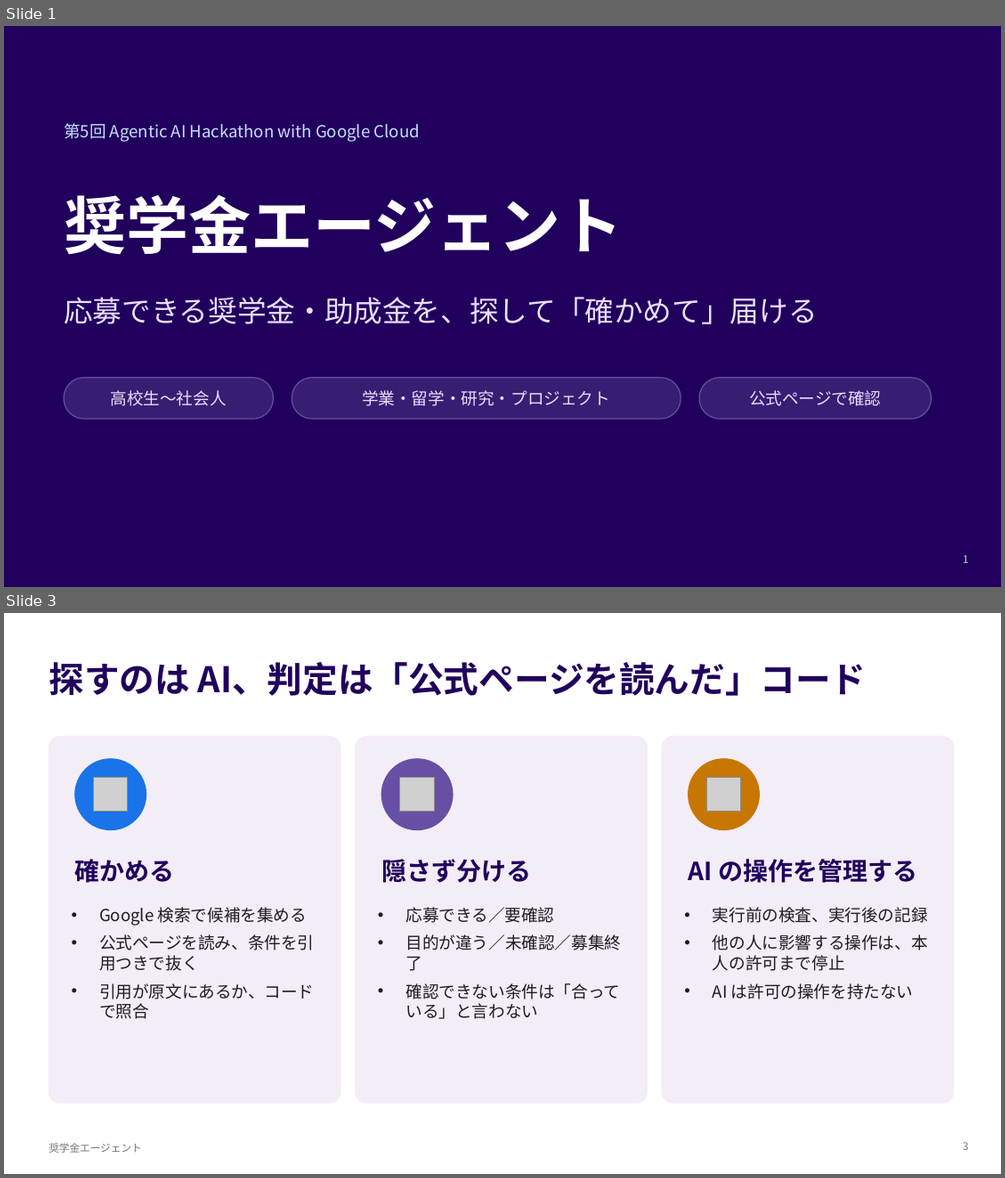
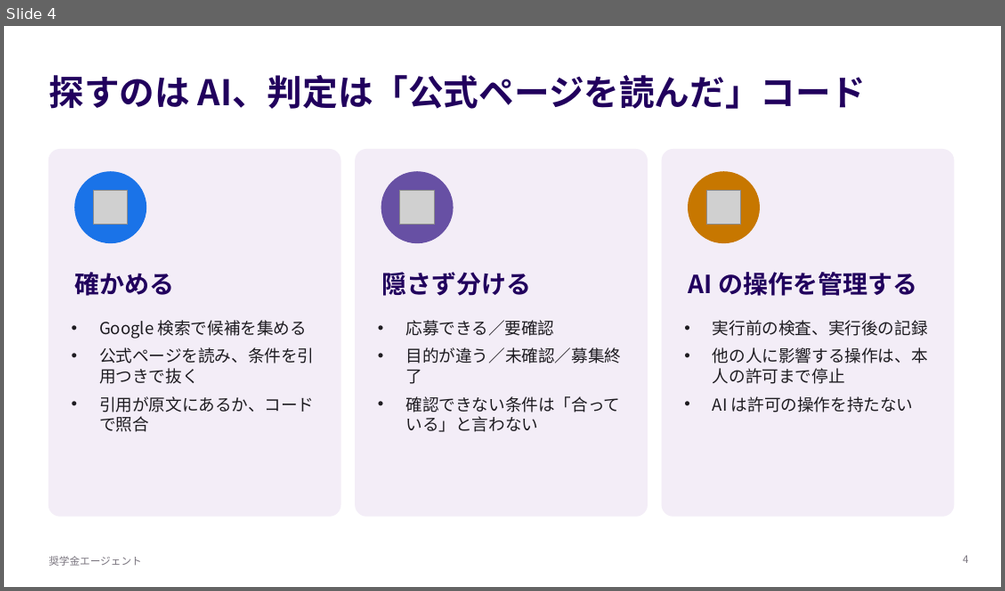
Before and after one commit to ShoheiFujieda/agentic-ai-hackathon-2026, a slide deck: docs/submission/presentation.pptx. Shown one above the other, each under a label of ours: slides 1 and 3 before the commit, slide 4 after it; the slides between them are not shown. The pictures are 1005x1178 and 1005x591 pixels, drawn with LibreOffice and Linux fonts; fonts in the diff are those of the drawing; grey boxes stand for pictures. Boxes give left, top, right and bottom in pixels: in the first picture for what was removed or moved away, otherwise in the second. Text is boxed around its words. In the diff, an @@ line names an element or a change of style, - is before the commit and + after.

```diff
--- a/docs/submission/presentation.pptx
+++ b/docs/submission/presentation.pptx
@@ slide 1 removed at [4, 26, 1001, 587], background #21005D @@
@@ text removed at [64, 123, 420, 142] @@
-第5回 Agentic AI Hackathon with Google Cloud
@@ text removed at [64, 195, 623, 255] @@
-奨学金エージェント
@@ text removed at [64, 297, 817, 324] @@
-応募できる奨学金・助成金を、探して「確かめて」届ける
@@ rounded rectangle removed at [64, 378, 273, 418] @@
@@ text removed at [111, 390, 226, 406] @@
-高校生〜社会人
@@ rounded rectangle removed at [291, 378, 680, 418] @@
@@ text removed at [362, 390, 610, 406] @@
-学業・留学・研究・プロジェクト
@@ rounded rectangle removed at [699, 378, 931, 418] @@
@@ text removed at [749, 390, 881, 406] @@
-公式ページで確認
@@ page number removed at [963, 555, 968, 563] @@
-1
@@ what was slide 3 is now slide 4 @@
@@ page number at [963, 555, 968, 563]: text changed @@
-3
+4
```
Also in this commit, not shown: 1 slide changed, 2 slides added, 11 other files.
